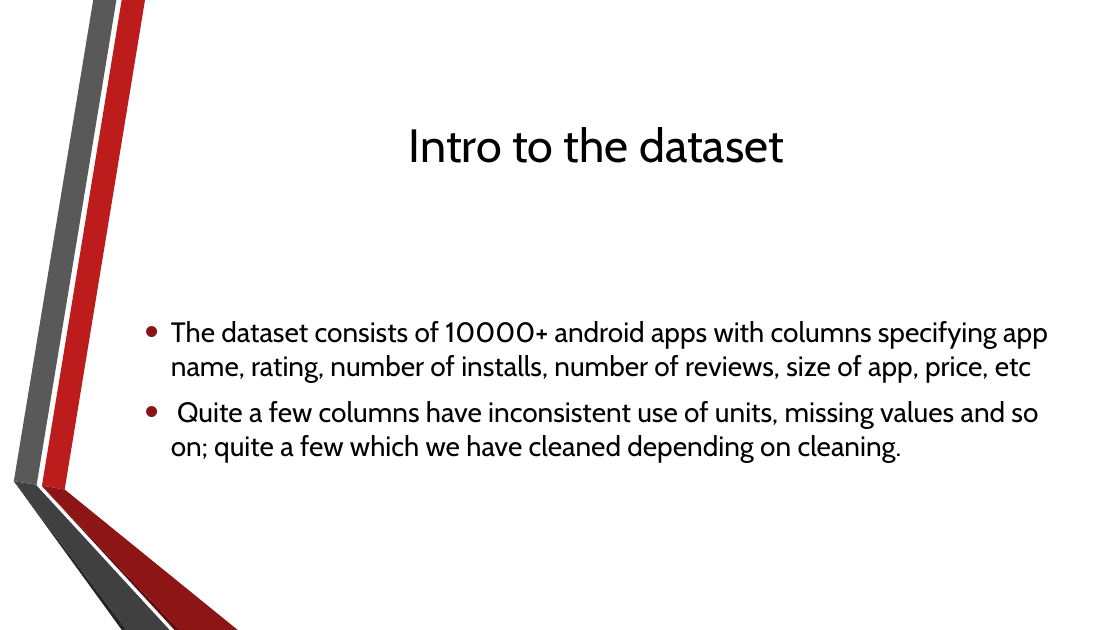
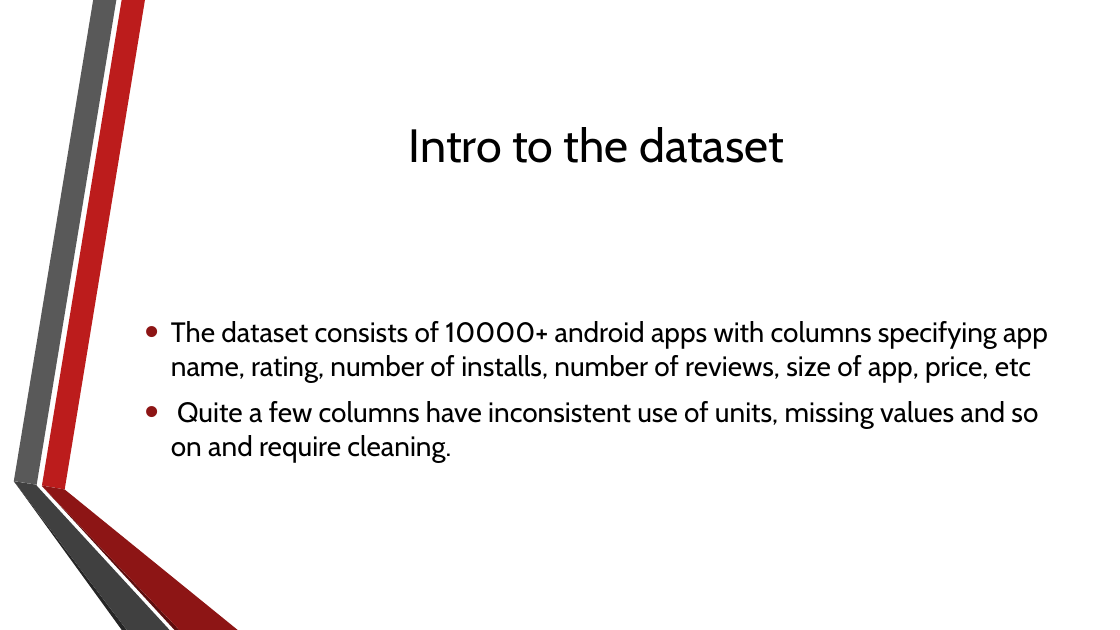
Before and after one commit to taherlokhandwala/IDSProject, a slide deck: slide 2 of IDS.pptx. Drawn at 1120x630 pixels with LibreOffice and Linux fonts; fonts in the diff are those of the drawing; background and template pictures are left out. Boxes give left, top, right and bottom in pixels: in the first picture for what was removed or moved away, otherwise in the second. Text is boxed around its words. In the diff, an @@ line names an element or a change of style, - is before the commit and + after.

```diff
--- a/IDS.pptx
+++ b/IDS.pptx
@@ text at [171, 401, 1038, 462]: text changed @@
-• Quite a few columns have inconsistent use of units, missing values and so on; quite a few which we have cleaned depending on cleaning.
+• Quite a few columns have inconsistent use of units, missing values and so on and require cleaning.
```
Also in this commit, not shown: 2 other slides changed, 1 other file.
